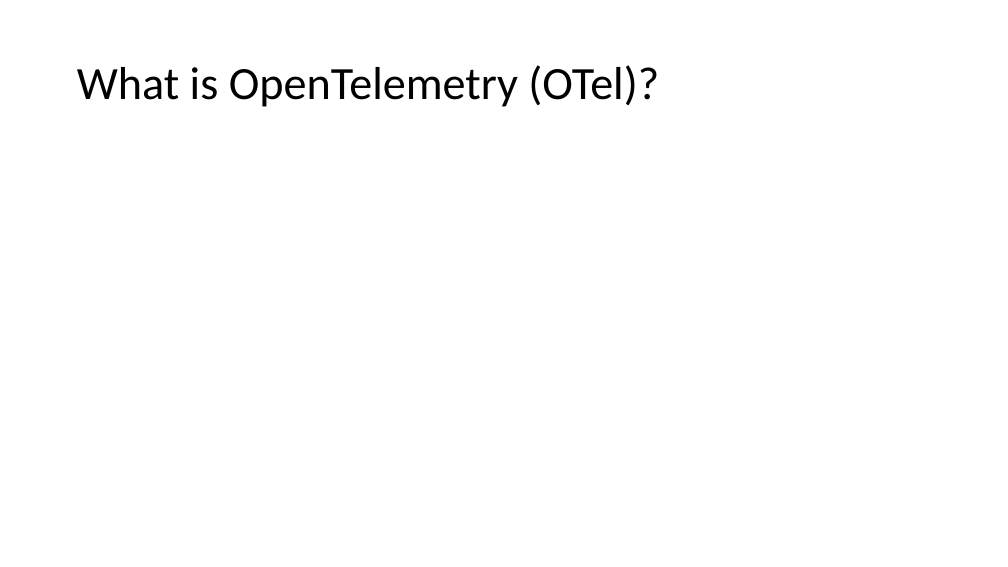
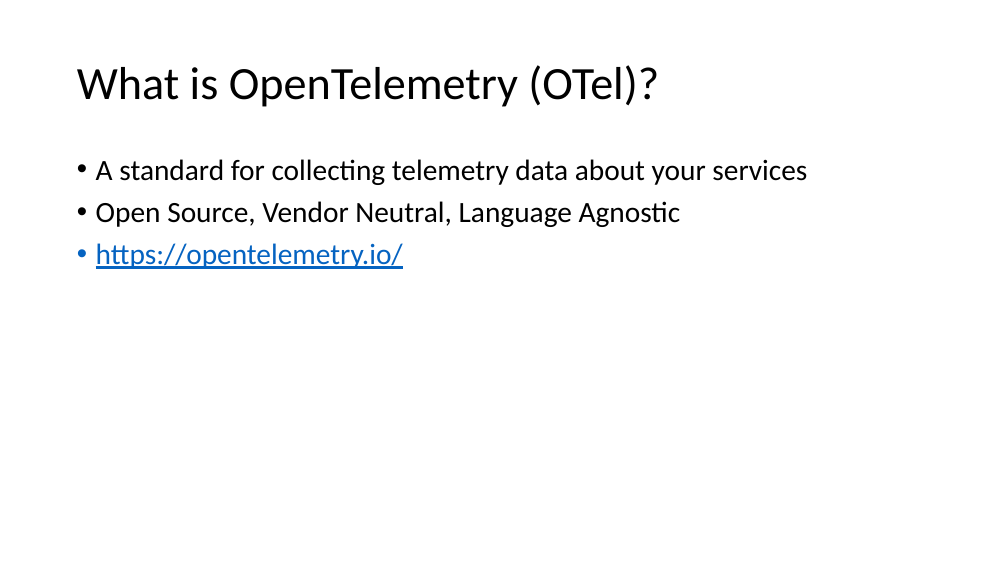
Before and after one commit to ProgrammerAL/Presentations-2023, a slide deck: slide 6 of 2023-03 - Orlando Code Camp - OpenTelemetry/Presentation.pptx (slide 2 before the commit). Drawn at 1008x567 pixels with LibreOffice and Linux fonts; fonts in the diff are those of the drawing. Boxes give left, top, right and bottom in pixels: in the first picture for what was removed or moved away, otherwise in the second. Text is boxed around its words. In the diff, an @@ line names an element or a change of style, - is before the commit and + after.

Commit message:
Did some work on OTel presentation. Still a work in progress

```diff
--- a/2023-03 - Orlando Code Camp - OpenTelemetry/Presentation.pptx
+++ b/2023-03 - Orlando Code Camp - OpenTelemetry/Presentation.pptx
@@ text added at (96, 159, 807, 269), 28 pt, text #000000 @@
+• A standard for collecting telemetry data about your services
+• Open Source, Vendor Neutral, Language Agnostic
+• https://opentelemetry.io/
```
Also in this commit, not shown: 1 other slide changed, 7 slides added, 3 slides removed.
